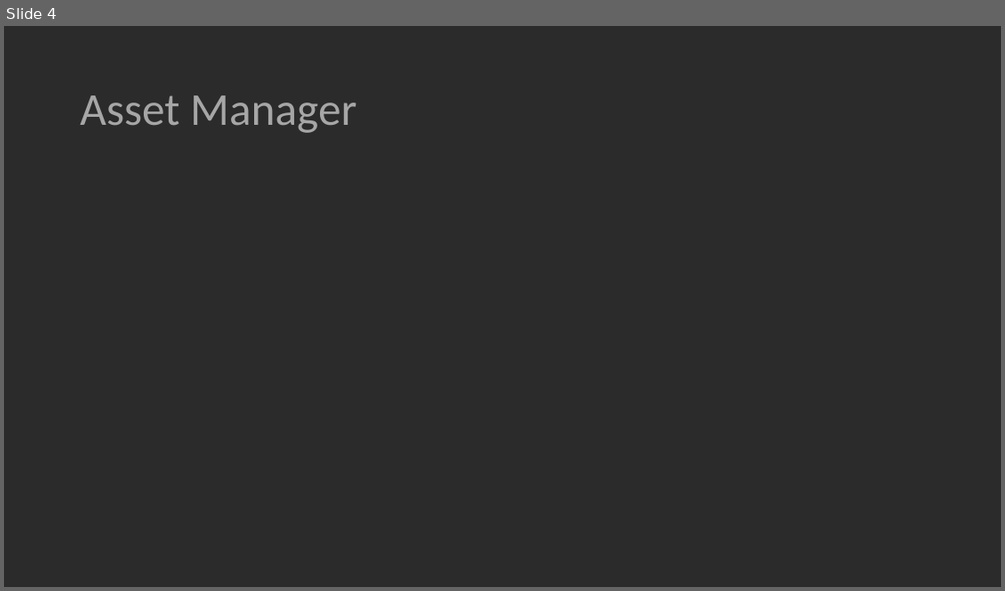
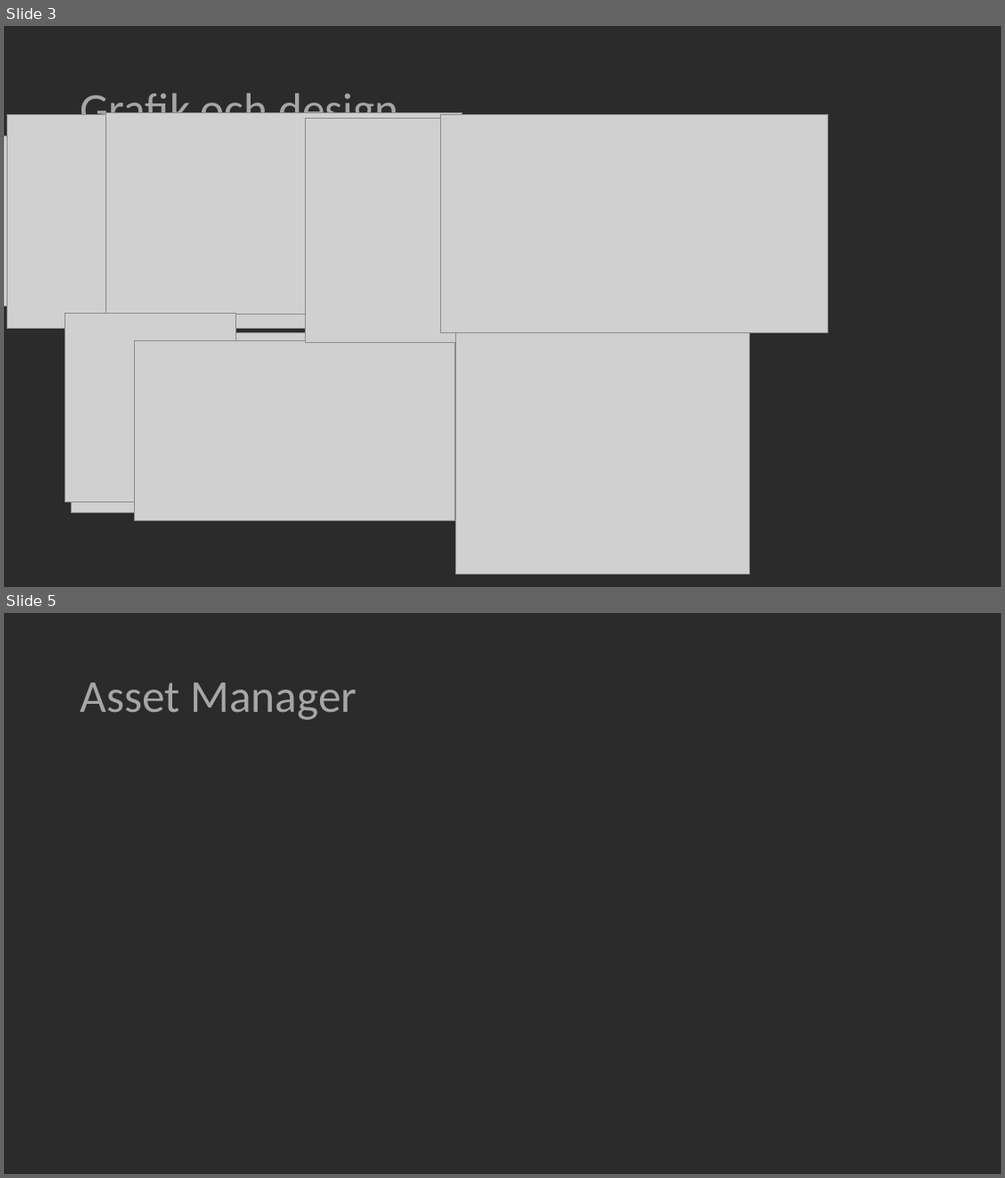
Before and after one commit to HerrAndersson/nightlight, a slide deck: Documentation/nightlight Presentation - base.pptx. Shown one above the other, each under a label of ours: slide 4 before the commit, slides 3 and 5 after it; the slides between them are not shown. The pictures are 1005x591 and 1005x1178 pixels, drawn with LibreOffice and Linux fonts; fonts in the diff are those of the drawing; grey boxes stand for pictures; background and template pictures are left out; a plain dark background stands for a picture behind light text. Boxes give left, top, right and bottom in pixels: in the first picture for what was removed or moved away, otherwise in the second. Text is boxed around its words. In the diff, an @@ line names an element or a change of style, - is before the commit and + after.

Commit message:
Jesper Powerpoint done? Nto sure with Grafik och design sliden

```diff
--- a/Documentation/nightlight Presentation - base.pptx
+++ b/Documentation/nightlight Presentation - base.pptx
@@ slide 3 added at bbox=[4, 26, 1001, 587], background picture (left out) @@
@@ title added at bbox=[80, 87, 398, 135], 44 pt, text #A6A6A6 @@
+Grafik och design
@@ picture added at bbox=[7, 114, 388, 329] @@
@@ picture added at bbox=[105, 112, 462, 313] @@
@@ picture added at bbox=[306, 118, 704, 342] @@
@@ picture added at bbox=[440, 114, 828, 332] @@
@@ picture added at bbox=[4, 136, 265, 305] @@
@@ picture added at bbox=[65, 313, 235, 501] @@
@@ picture added at bbox=[72, 332, 354, 512] @@
@@ picture added at bbox=[135, 340, 455, 520] @@
@@ picture added at bbox=[455, 332, 750, 574] @@
@@ what was slide 4 is now slide 5 @@
```
Also in this commit, not shown: 1 other slide added, 1 slide removed.
